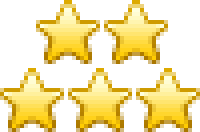
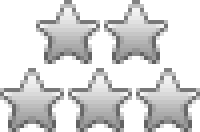
Comparing the layer stacks of the two 200×132 images. Changes:
added layer "Copia de 5" above "5" over [0, 0, 200, 132]
hid "5" over [0, 0, 200, 132]
